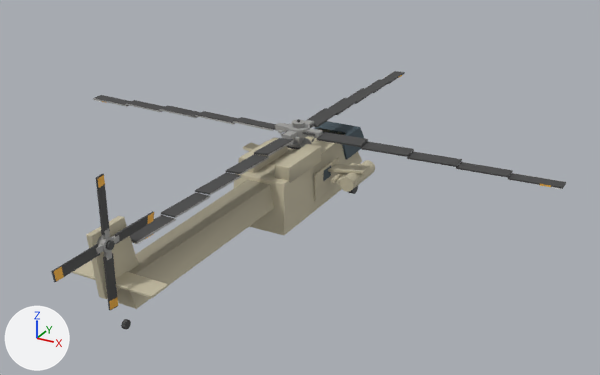
Renders of the glTF model assets/models/usa_heli_dap.glb from each side of a commit.
Before and after are seen from a camera (50 mm lens) standing at (11.89, -21.33, 11.57) and looking at (0.82, -1.2, 1.51). Lighting does not change. The marker at lower left points along +X, +Y and +Z. The picture after the commit comes second. Vertices at exactly the same position are counted once.

The scene before the commit, as lines of its bpy script (objects in view):
```python
me_body = bpy.data.meshes.new('body')
me_body.from_pydata(...)  # 484 vertices, 864 faces; spans x -2.2..2.2, y -9.3..3.8, z -0.01..3.3
# faces by material slot: [628, 68, 116, 24, 28]
me_body.materials.append(mat_paint_usa)
me_body.materials.append(mat_glass)
me_body.materials.append(mat_rubber)
me_body.materials.append(mat_dark)
me_body.materials.append(mat_metal)
me_rotor = bpy.data.meshes.new('rotor')
me_rotor.from_pydata(...)  # 704 vertices, 1128 faces; spans x -8.2..8.2, y -8.2..8.2, z -0.5..0.3
# faces by material slot: [624, 408, 48, 48]
me_rotor.materials.append(mat_metal)
me_rotor.materials.append(mat_dark)
me_rotor.materials.append(mat_lens)
me_rotor.materials.append(mat_mark)
me_trotor = bpy.data.meshes.new('trotor')
me_trotor.from_pydata(...)  # 140 vertices, 224 faces; spans x -0.13..0.2, y -1.65..1.65, z -1.65..1.65
# faces by material slot: [92, 84, 48]
me_trotor.materials.append(mat_metal)
me_trotor.materials.append(mat_dark)
me_trotor.materials.append(mat_lens)
ob_body = bpy.data.objects.new('body', me_body)
ob_body.location = (0.0, 0.0, 0.0)
ob_rotor = bpy.data.objects.new('rotor', me_rotor)
ob_rotor.location = (0.0, 0.2, 2.75)
ob_trotor = bpy.data.objects.new('trotor', me_trotor)
ob_trotor.location = (0.15, -9.0, 3.0)
```
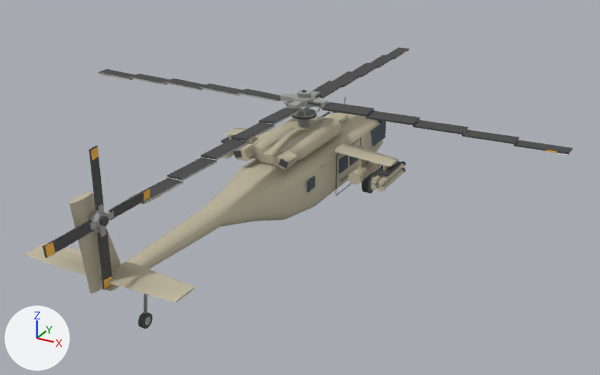
Where the change shows, as pixel boxes [x1, y1, x2, y2] in the pictures (600 x 375 px; the box of a moved part takes in the faces that stretch with it):
'body', reshaped (25% wider, 11% taller): before [71, 121, 375, 329]; after [25, 97, 406, 329]
'rotor', moved: before [93, 71, 566, 244]; after [98, 47, 573, 205]
'trotor', moved: before [51, 174, 154, 310]; after [42, 146, 150, 290]
part 1 of me_body, moved or reshaped (mostly hidden afterwards): before [240, 137, 287, 173]; after [250, 138, 258, 144]
part 2 of me_body, moved or reshaped (not visible afterwards): before [323, 166, 331, 181]
part 3 of me_body, moved or reshaped (not visible afterwards): before [314, 158, 339, 201]
part 4 of me_body, added: after [224, 140, 250, 159]
part 5 of me_body, moved or reshaped: before [275, 144, 321, 183]; after [359, 159, 367, 166]
part 6 of me_body, added: after [348, 162, 381, 185]
part 7 of me_body, added: after [371, 175, 384, 184]
part 8 of me_body, added: after [371, 182, 380, 190]
part 9 of me_body, rebuilt (116% wider, 67% taller): before [233, 128, 361, 235]; after [106, 112, 383, 291]
part 10 of me_body, rebuilt (23% taller): before [86, 216, 138, 299]; after [69, 192, 121, 294]
part 11 of me_body, deleted: before [71, 121, 364, 329]
part 12 of me_body, built on: before [106, 141, 375, 309]; after [25, 97, 406, 329]

Diff of the bpy script that builds the scene:
```diff
--- a/assets/models/usa_heli_dap.glb.py
+++ b/assets/models/usa_heli_dap.glb.py
@@ mat_trim_usa @@
+mat_trim_usa = bpy.data.materials.new('trim_usa')
+# nodes: BsdfPrincipled, Mix, OutputMaterial, VertexColor
+# colours: beige #ada690, mixed with the vertex colours
@@ mat_gun @@
+mat_gun = bpy.data.materials.new('gun')
+# nodes: BsdfPrincipled, Mix, OutputMaterial, VertexColor
+# colours: dark grey #6c6c6c, mixed with the vertex colours
@@ me_body @@
 # used by ob_body; location = (0.0, 0.0, 0.0)
-me_body.from_pydata(...)  # 484 vertices, 864 faces; spans x -2.2..2.2, y -9.3..3.8, z -0.01..3.3
+me_body.from_pydata(...)  # 2478 vertices, 4444 faces; spans x -3.02..3.02, y -9.75..5.75, z 0.01..4.25
+# me_body part 1: the loose piece of 24 vertices spanning x -0.85..-0.35, y -1.9..0.1, z 1.9..2.4 is scaled about its middle by (0.121, 0.347, 0.489), then moved by (-1.4, 1.78, -0.23)
+# me_body part 2: the loose piece of 8 vertices spanning x 0.96..0.98, y 0.05..0.55, z 1.28..1.62 is scaled about its middle by (0.424, 0.36, 0.0242), then moved by (-3.79, -0.12, 0.06), in mat_paint_usa
+# me_body part 3: the loose piece of 8 vertices spanning x 0.93..0.97, y -0.5..1.1, z 0.8..1.7 is scaled about its middle by (-0.212, 0.113, -0.00943), then moved by (-3.96, -0.12, 0.26)
+# me_body part 4: a new loose piece, a 10-sided cylinder along y spanning x -2.77..-2.6, y 0.05..1.65, z 1.32..1.5, in mat_paint_usa
+# me_body part 5: the loose piece of 24 vertices spanning x 0.35..0.85, y -1.9..0.1, z 1.9..2.4 is scaled about its middle by (0.121, 0.347, 0.489), then moved by (1.4, 1.78, -0.23)
+# me_body part 6: a new loose piece, a 16-sided cylinder along y spanning x 1.79..2.21, y 0.12..1.77, z 1.34..1.76, in mat_paint_usa
+# me_body part 7: a new loose piece, a 10-sided cylinder along y spanning x 2.6..2.77, y 0.05..1.65, z 1.53..1.71, in mat_paint_usa
+# me_body part 8: a new loose piece, a 10-sided cylinder along y spanning x 2.6..2.77, y 0.05..1.65, z 1.32..1.5, in mat_paint_usa
+# me_body part 9: the loose piece of 24 vertices spanning x -0.95..0.95, y -2.4..3.2, z 0.45..2.0 is rebuilt with 198 vertices and now spans x -1.16..1.16, y -8.9..5.75, z 0.49..2.23
+# me_body part 10: the loose piece of 24 vertices spanning x -0.1..0.1, y -9.3..-7.8, z 1.6..3.3 is rebuilt with 20 vertices and now spans x -0.1..0.1, y -9.75..-8.3, z 1.9..4.25
+# me_body part 11: 11 loose pieces with 220 vertices, spanning x -1.63..1.63, y -8.9..3.8, z -0.01..2.75, are deleted
+# me_body part 12: 120 vertices removed from x -2.2..2.2, y -8.6..1.5, z 1.16..1.9; 1868 vertices added at x -3.01..3.02, y -9.25..5.63, z 0.01..3.62
+# other edits to the shape of me_body do not show in these pictures
 me_body.materials.append(mat_paint_usa)
@@ me_body @@
 me_body.materials.append(mat_metal)
+me_body.materials.append(mat_gun)
+me_body.materials.append(mat_trim_usa)
@@ ob_rotor @@
 ob_rotor = bpy.data.objects.new('rotor', me_rotor)
-ob_rotor.location = (0.0, 0.2, 2.75)
+ob_rotor.location = (0.0, 0.55, 3.62)
@@ ob_trotor @@
 ob_trotor = bpy.data.objects.new('trotor', me_trotor)
-ob_trotor.location = (0.15, -9.0, 3.0)
+ob_trotor.location = (0.24, -9.2, 3.7)
```
